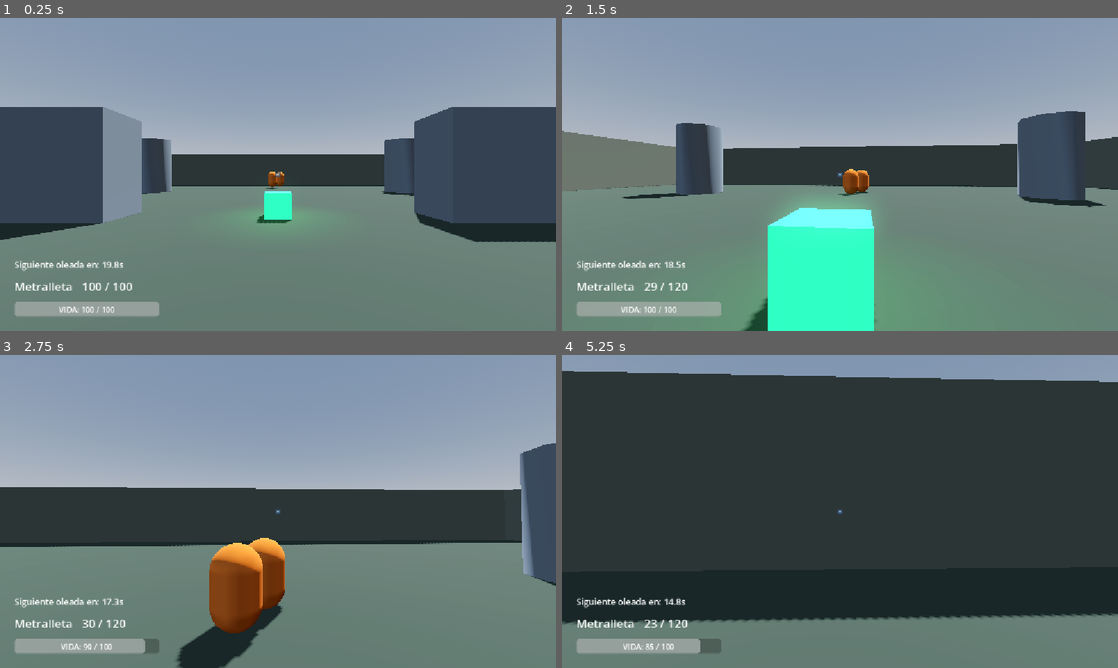
Above: before the commit, frames 1-4 (two rows, left to right).
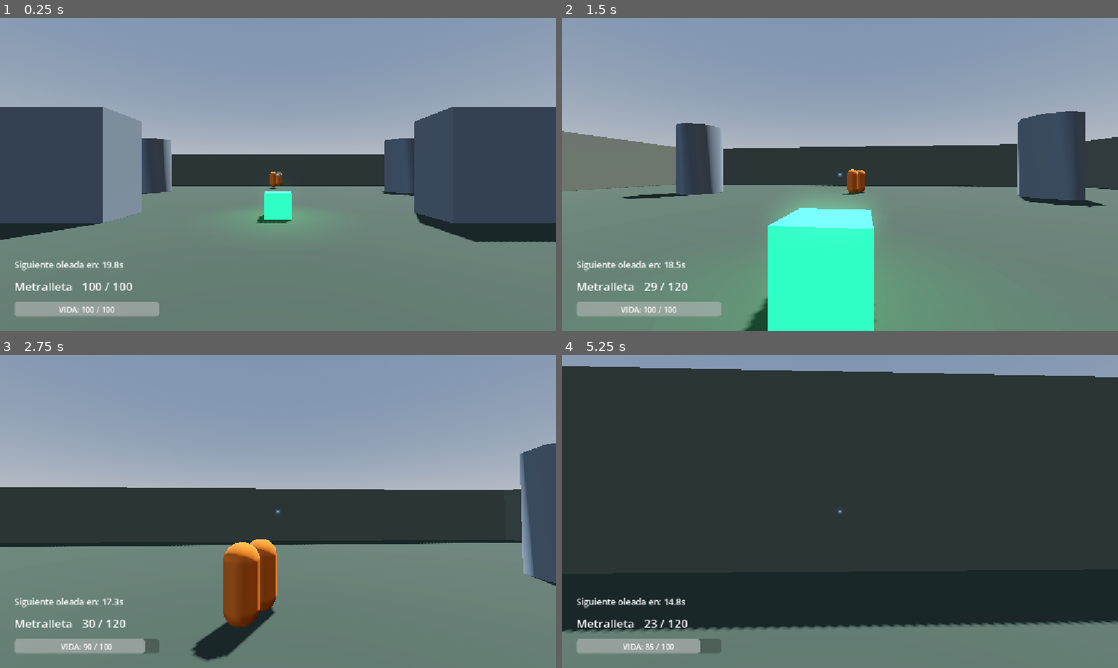
Above: after the commit, the same moments.

Repository: Jillkrav/Fps-Prueba
Game: Godot game, scene res://scenes/maps/map_2.tscn
Same seed, same stepped clock (60 frames per second), same inputs: the game is played once before the commit and once after it. This scene is started directly instead of the project's main scene. The engine's default icon, where the game draws it, is replaced by a stand-in: a white triangle on a blue panel in a dark square.
Inputs (mouse positions are in pixels of both pictures, inside the frame that each line leads up to):
- Up to frame 1 (0.25 s): no input
- Up to frame 2 (1.5 s): tap Enter (ui_accept) at 0.5, 0.77 s; move the mouse to (867, 174) at 0.52 s; hold R 0.53-1.28 s; hold W from 0.53 s (still down); click (867, 174) at 0.67 s; move the mouse to (812, 174) at 1.27 s; tap F at 1.35 s
- Up to frame 3 (2.75 s): keep holding W; tap Enter (ui_accept) at 1.52 s; move the mouse to (289, 505) at 2.02 s; hold Space from 2.03 s (still down)
- Up to frame 4 (5.25 s): keep holding W; move the mouse to (834, 517) at 2.77 s; release Space at 2.78 s; tap R at 2.85 s; click (834, 517) at 2.92 s; tap Enter (ui_accept) at 3.02, 3.77, 4.52 s; move the mouse to (878, 514) at 3.52 s; hold F 3.53-4.28 s; move the mouse to (795, 508) at 4.27 s; tap Space at 4.35 s; move the mouse to (845, 511) at 5.02 s; hold R from 5.03 s (still down); click (845, 511) at 5.17 s

The runs differ from the first frame. In frame 1, less than 0.1% of the frame differs, in the area x 47-52%, y 49-55%; in frame 2, 0.1%; in frame 3, 2.3%; in frame 4, 4.5%, in the area x 0-100%, y 3-89%.

Commit message:
refactor: NPC base scene + unify draw_debug_laser en enemy_base

Diff:
--- /dev/null
+++ b/scenes/enemies/enemy_base.tscn
@@ -0,0 +1,33 @@
+[gd_scene load_steps=5 format=3 uid="uid://enemy_base_scene"]
+
+[ext_resource type="Script" path="res://scripts/enemy_base.gd" id="1_base"]
+
+[sub_resource type="CapsuleShape3D" id="CapsuleShape3D_base"]
+radius = 0.4
+height = 1.8
+
+[sub_resource type="CapsuleMesh" id="CapsuleMesh_base"]
+radius = 0.4
+height = 1.8
+
+[sub_resource type="StandardMaterial3D" id="StandardMaterial3D_base"]
+albedo_color = Color(0.8, 0.8, 0.8, 1)
+
+[node name="EnemyBase" type="CharacterBody3D" groups=["enemies"]]
+collision_layer = 4
+collision_mask = 15
+script = ExtResource("1_base")
+
+[node name="CollisionShape3D" type="CollisionShape3D" parent="."]
+transform = Transform3D(1, 0, 0, 0, 1, 0, 0, 0, 1, 0, 0.9, 0)
+shape = SubResource("CapsuleShape3D_base")
+
+[node name="MeshInstance3D" type="MeshInstance3D" parent="."]
+transform = Transform3D(1, 0, 0, 0, 1, 0, 0, 0, 1, 0, 0.9, 0)
+mesh = SubResource("CapsuleMesh_base")
+surface_material_override/0 = SubResource("StandardMaterial3D_base")
+
+[node name="NavigationAgent3D" type="NavigationAgent3D" parent="."]
+target_desired_distance = 1.5
+path_max_distance = 3.0
+avoidance_enabled = true
--- a/scenes/enemies/enemy_escopetero.tscn
+++ b/scenes/enemies/enemy_escopetero.tscn
@@ -1,33 +1,13 @@
-[gd_scene load_steps=5 format=3 uid="uid://cm1u8t8t2r6o4"]
+[gd_scene load_steps=3 format=3 uid="uid://cm1u8t8t2r6o4"]
 
-[ext_resource type="Script" path="res://scripts/enemy_escopetero.gd" id="1_escopetero"]
+[ext_resource type="PackedScene" path="res://scenes/enemies/enemy_base.tscn" id="1_base"]
+[ext_resource type="Script" path="res://scripts/enemy_escopetero.gd" id="2_escopetero"]
 
-[sub_resource type="CapsuleShape3D" id="CapsuleShape3D_enemy"]
-radius = 0.55
-height = 1.8
-
-[sub_resource type="CapsuleMesh" id="CapsuleMesh_enemy"]
-radius = 0.55
-height = 1.8
-
-[sub_resource type="StandardMaterial3D" id="StandardMaterial3D_enemy"]
+[sub_resource type="StandardMaterial3D" id="Mat_escopetero"]
 albedo_color = Color(0.8, 0.4, 0.1, 1)
 
-[node name="EnemyEscopetero" type="CharacterBody3D" groups=["enemies"]]
-collision_layer = 4
-collision_mask = 15
-script = ExtResource("1_escopetero")
+[node name="EnemyEscopetero" instance=ExtResource("1_base")]
+script = ExtResource("2_escopetero")
 
-[node name="CollisionShape3D" type="CollisionShape3D" parent="."]
-transform = Transform3D(1, 0, 0, 0, 1, 0, 0, 0, 1, 0, 0.9, 0)
-shape = SubResource("CapsuleShape3D_enemy")
-
-[node name="MeshInstance3D" type="MeshInstance3D" parent="."]
-transform = Transform3D(1, 0, 0, 0, 1, 0, 0, 0, 1, 0, 0.9, 0)
-mesh = SubResource("CapsuleMesh_enemy")
-surface_material_override/0 = SubResource("StandardMaterial3D_enemy")
-
-[node name="NavigationAgent3D" type="NavigationAgent3D" parent="."]
-target_desired_distance = 4.0
-path_max_distance = 3.0
-avoidance_enabled = true
+[node name="MeshInstance3D" parent="." index="1"]
+surface_material_override/0 = SubResource("Mat_escopetero")
--- a/scenes/enemies/enemy_melee.tscn
+++ b/scenes/enemies/enemy_melee.tscn
@@ -1,33 +1,13 @@
-[gd_scene load_steps=5 format=3 uid="uid://bwy09mvy72q6p"]
+[gd_scene load_steps=3 format=3 uid="uid://bwy09mvy72q6p"]
 
-[ext_resource type="Script" path="res://scripts/enemy_melee.gd" id="1_melee"]
+[ext_resource type="PackedScene" path="res://scenes/enemies/enemy_base.tscn" id="1_base"]
+[ext_resource type="Script" path="res://scripts/enemy_melee.gd" id="2_melee"]
 
-[sub_resource type="CapsuleShape3D" id="CapsuleShape3D_enemy"]
-radius = 0.4
-height = 1.8
-
-[sub_resource type="CapsuleMesh" id="CapsuleMesh_enemy"]
-radius = 0.4
-height = 1.8
-
-[sub_resource type="StandardMaterial3D" id="StandardMaterial3D_enemy"]
+[sub_resource type="StandardMaterial3D" id="Mat_melee"]
 albedo_color = Color(1, 0.2, 0.2, 1)
 
-[node name="EnemyMelee" type="CharacterBody3D" groups=["enemies"]]
-collision_layer = 4
-collision_mask = 15
-script = ExtResource("1_melee")
+[node name="EnemyMelee" instance=ExtResource("1_base")]
+script = ExtResource("2_melee")
 
-[node name="CollisionShape3D" type="CollisionShape3D" parent="."]
-transform = Transform3D(1, 0, 0, 0, 1, 0, 0, 0, 1, 0, 0.9, 0)
-shape = SubResource("CapsuleShape3D_enemy")
-
-[node name="MeshInstance3D" type="MeshInstance3D" parent="."]
-transform = Transform3D(1, 0, 0, 0, 1, 0, 0, 0, 1, 0, 0.9, 0)
-mesh = SubResource("CapsuleMesh_enemy")
-surface_material_override/0 = SubResource("StandardMaterial3D_enemy")
-
-[node name="NavigationAgent3D" type="NavigationAgent3D" parent="."]
-target_desired_distance = 1.5
-path_max_distance = 3.0
-avoidance_enabled = true
+[node name="MeshInstance3D" parent="." index="1"]
+surface_material_override/0 = SubResource("Mat_melee")
--- a/scenes/enemies/enemy_pistolero.tscn
+++ b/scenes/enemies/enemy_pistolero.tscn
@@ -1,33 +1,13 @@
-[gd_scene load_steps=5 format=3 uid="uid://dmj6uy7t2r6o2"]
+[gd_scene load_steps=3 format=3 uid="uid://dmj6uy7t2r6o2"]
 
-[ext_resource type="Script" path="res://scripts/enemy_pistolero.gd" id="1_pistolero"]
+[ext_resource type="PackedScene" path="res://scenes/enemies/enemy_base.tscn" id="1_base"]
+[ext_resource type="Script" path="res://scripts/enemy_pistolero.gd" id="2_pistolero"]
 
-[sub_resource type="CapsuleShape3D" id="CapsuleShape3D_enemy"]
-radius = 0.4
-height = 1.8
-
-[sub_resource type="CapsuleMesh" id="CapsuleMesh_enemy"]
-radius = 0.4
-height = 1.8
-
-[sub_resource type="StandardMaterial3D" id="StandardMaterial3D_enemy"]
+[sub_resource type="StandardMaterial3D" id="Mat_pistolero"]
 albedo_color = Color(0.9, 0.9, 0.1, 1)
 
-[node name="EnemyPistolero" type="CharacterBody3D" groups=["enemies"]]
-collision_layer = 4
-collision_mask = 15
-script = ExtResource("1_pistolero")
+[node name="EnemyPistolero" instance=ExtResource("1_base")]
+script = ExtResource("2_pistolero")
 
-[node name="CollisionShape3D" type="CollisionShape3D" parent="."]
-transform = Transform3D(1, 0, 0, 0, 1, 0, 0, 0, 1, 0, 0.9, 0)
-shape = SubResource("CapsuleShape3D_enemy")
-
-[node name="MeshInstance3D" type="MeshInstance3D" parent="."]
-transform = Transform3D(1, 0, 0, 0, 1, 0, 0, 0, 1, 0, 0.9, 0)
-mesh = SubResource("CapsuleMesh_enemy")
-surface_material_override/0 = SubResource("StandardMaterial3D_enemy")
-
-[node name="NavigationAgent3D" type="NavigationAgent3D" parent="."]
-target_desired_distance = 6.0
-path_max_distance = 3.0
-avoidance_enabled = true
+[node name="MeshInstance3D" parent="." index="1"]
+surface_material_override/0 = SubResource("Mat_pistolero")
--- a/scripts/enemy_base.gd
+++ b/scripts/enemy_base.gd
@@ -6,22 +6,19 @@
 @export var speed: float = 3.0
 @export var damage: float = 10.0
 @export var attack_range: float = 2.0
-@export var attack_rate: float = 1.0 # Tiempo entre ataques
+@export var attack_rate: float = 1.0
 
 var current_health: float = 30.0
 var target_player: Player = null
 var last_attack_time: int = 0
 var is_dead: bool = false
 
-# Gravedad
 var gravity: float = ProjectSettings.get_setting("physics/3d/default_gravity")
 
 @onready var navigation_agent: NavigationAgent3D = get_node_or_null("NavigationAgent3D")
 
 func _ready() -> void:
 	current_health = max_health
-
-	# Buscar al jugador en el árbol de escena
 	var players: Array = get_tree().get_nodes_in_group("player")
 	if players.size() > 0:
 		target_player = players[0] as Player
@@ -30,7 +27,6 @@
 	if is_dead:
 		return
 
-	# Gravedad simple
 	if not is_on_floor():
 		velocity.y -= gravity * delta
 	else:
@@ -38,10 +34,6 @@
 
 	if target_player and not target_player.is_dead:
 		var target_pos: Vector3 = target_player.global_transform.origin
-
-		# Comportamiento de navegación simple.
-		# Si hay NavigationAgent3D y está configurada la navegación, se usa.
-		# De lo contrario, nos movemos directamente hacia él de forma simple (fallback robusto si no hay NavMesh).
 		var direction: Vector3 = Vector3.ZERO
 
 		if navigation_agent and !navigation_agent.is_navigation_finished():
@@ -49,20 +41,14 @@
 			var next_path_pos: Vector3 = navigation_agent.get_next_path_position()
 			direction = (next_path_pos - global_transform.origin).normalized()
 		else:
-			# Movimiento directo hacia el jugador
 			direction = (target_pos - global_transform.origin).normalized()
 
-		# Evitar movimientos verticales en la velocidad de movimiento horizontal
 		direction.y = 0
 		direction = direction.normalized()
-
-		# Mirar al jugador (eje Y únicamente para no rotar raro)
 		look_at_target_flat(target_pos)
 
-		# Determinar distancia
 		var dist_to_player: float = global_transform.origin.distance_to(target_pos)
 
-		# Lógica de ataque o aproximación
 		if dist_to_player <= attack_range:
 			velocity.x = 0
 			velocity.z = 0
@@ -71,7 +57,6 @@
 			velocity.x = direction.x * speed
 			velocity.z = direction.z * speed
 	else:
-		# Si no hay jugador o está muerto, se queda quieto
 		velocity.x = move_toward(velocity.x, 0, speed)
 		velocity.z = move_toward(velocity.z, 0, speed)
 
@@ -85,12 +70,11 @@
 func attempt_attack() -> void:
 	var current_time: int = Time.get_ticks_msec()
 	var time_since_last_attack: float = (current_time - last_attack_time) / 1000.0
-
 	if time_since_last_attack >= attack_rate:
 		last_attack_time = current_time
 		perform_attack()
 
-# Método para sobrescribir en heredados
+# Sobreescribir en clases hijas
 func perform_attack() -> void:
 	if target_player and target_player.has_method("take_damage"):
 		target_player.take_damage(damage)
@@ -98,13 +82,9 @@
 func take_damage(amount: float) -> void:
 	if is_dead:
 		return
-
 	current_health -= amount
 	current_health = clamp(current_health, 0, max_health)
-
-	# Efecto visual rápido de parpadeo de daño
 	flash_red()
-
 	if current_health <= 0:
 		die()
 
@@ -118,6 +98,27 @@
 			var timer: SceneTreeTimer = get_tree().create_timer(0.1)
 			timer.timeout.connect(func() -> void: mat.albedo_color = orig_color)
 
+# Laser de debug compartido — color por parametro para diferenciarlo por tipo de NPC
+func draw_debug_laser(start: Vector3, end: Vector3, color: Color = Color.WHITE) -> void:
+	var mesh_instance: MeshInstance3D = MeshInstance3D.new()
+	var immediate_mesh: ImmediateMesh = ImmediateMesh.new()
+	var material: StandardMaterial3D = StandardMaterial3D.new()
+
+	mesh_instance.mesh = immediate_mesh
+	material.shading_mode = StandardMaterial3D.SHADING_MODE_UNSHADED
+	material.albedo_color = color
+	mesh_instance.material_override = material
+
+	get_parent().add_child(mesh_instance)
+
+	immediate_mesh.surface_begin(Mesh.PRIMITIVE_LINES)
+	immediate_mesh.surface_add_vertex(start)
+	immediate_mesh.surface_add_vertex(end)
+	immediate_mesh.surface_end()
+
+	var timer: SceneTreeTimer = get_tree().create_timer(0.08)
+	timer.timeout.connect(func() -> void: mesh_instance.queue_free())
+
 func die() -> void:
 	is_dead = true
 	queue_free()
--- a/scripts/enemy_escopetero.gd
+++ b/scripts/enemy_escopetero.gd
@@ -3,22 +3,19 @@
 
 func _ready() -> void:
 	enemy_name = "Enemigo Escopeta"
-	max_health = 50.0 # Más resistente
+	max_health = 50.0
 	speed = 3.0
-	damage = 25.0 # Alto daño a corta distancia
-	attack_range = 6.0 # Rango medio-corto
-	attack_rate = 2.0 # Lento en disparar
+	damage = 25.0
+	attack_range = 6.0
+	attack_rate = 2.0
 	super._ready()
 
 func perform_attack() -> void:
-	# Dispara un perdigón/ráfaga que causa daño escalado por la distancia
 	if target_player and not target_player.is_dead:
 		var dist: float = global_transform.origin.distance_to(target_player.global_transform.origin)
-		# A menor distancia, más daño hace la escopeta
 		var damage_multiplier: float = clamp((attack_range - dist) / attack_range, 0.2, 1.0)
 		var final_damage: float = damage * damage_multiplier
 
-		# Verificar línea de visión
 		var space_state: PhysicsDirectSpaceState3D = get_world_3d().direct_space_state
 		var query: PhysicsRayQueryParameters3D = PhysicsRayQueryParameters3D.create(
 			global_transform.origin + Vector3(0, 1.0, 0),
@@ -29,31 +26,10 @@
 
 		if result and result.get("collider") == target_player:
 			target_player.take_damage(final_damage)
-			# Efecto visual de varios lásers dispersos
 			for i in range(4):
 				var offset_end: Vector3 = target_player.global_transform.origin + Vector3(
 					randf_range(-0.4, 0.4),
 					randf_range(-0.4, 0.4),
 					randf_range(-0.4, 0.4)
 				)
-				draw_debug_laser(global_transform.origin + Vector3(0, 1.0, 0), offset_end)
-
-func draw_debug_laser(start: Vector3, end: Vector3) -> void:
-	var mesh_instance: MeshInstance3D = MeshInstance3D.new()
-	var immediate_mesh: ImmediateMesh = ImmediateMesh.new()
-	var material: StandardMaterial3D = StandardMaterial3D.new()
-
-	mesh_instance.mesh = immediate_mesh
-	material.shading_mode = StandardMaterial3D.SHADING_MODE_UNSHADED
-	material.albedo_color = Color.ORANGE
-	mesh_instance.material_override = material
-
-	get_parent().add_child(mesh_instance)
-
-	immediate_mesh.surface_begin(Mesh.PRIMITIVE_LINES)
-	immediate_mesh.surface_add_vertex(start)
-	immediate_mesh.surface_add_vertex(end)
-	immediate_mesh.surface_end()
-
-	var timer: SceneTreeTimer = get_tree().create_timer(0.08)
-	timer.timeout.connect(func() -> void: mesh_instance.queue_free())
+				draw_debug_laser(global_transform.origin + Vector3(0, 1.0, 0), offset_end, Color.ORANGE)
--- a/scripts/enemy_melee.gd
+++ b/scripts/enemy_melee.gd
@@ -4,8 +4,8 @@
 func _ready() -> void:
 	enemy_name = "Enemigo Melee"
 	max_health = 25.0
-	speed = 4.0 # Más rápido
-	damage = 15.0 # Daño medio
-	attack_range = 1.8 # Corto alcance
+	speed = 4.0
+	damage = 15.0
+	attack_range = 1.8
 	attack_rate = 1.0
 	super._ready()
--- a/scripts/enemy_pistolero.gd
+++ b/scripts/enemy_pistolero.gd
@@ -6,14 +6,13 @@
 func _ready() -> void:
 	enemy_name = "Enemigo Pistolero"
 	max_health = 35.0
-	speed = 2.5 # Más lento
-	damage = 8.0 # Daño moderado
-	attack_range = 12.0 # Ataca desde lejos
+	speed = 2.5
+	damage = 8.0
+	attack_range = 12.0
 	attack_rate = 1.5
 	super._ready()
 
 func perform_attack() -> void:
-	# Simula disparo de pistola (distancia media)
 	if target_player and not target_player.is_dead:
 		var space_state: PhysicsDirectSpaceState3D = get_world_3d().direct_space_state
 		var query: PhysicsRayQueryParameters3D = PhysicsRayQueryParameters3D.create(
@@ -23,30 +22,10 @@
 		query.exclude = [self]
 		var result: Dictionary = space_state.intersect_ray(query)
 
-		# Si hay línea de visión clara hacia el jugador (colisiona con jugador primero o nada)
 		if result and result.get("collider") == target_player:
 			target_player.take_damage(damage)
-			# Pequeño efecto visual de rayo/línea de disparo si quisiéramos
-			draw_debug_laser(global_transform.origin + Vector3(0, 1.0, 0), target_player.global_transform.origin + Vector3(0, 1.0, 0))
-
-func draw_debug_laser(start: Vector3, end: Vector3) -> void:
-	# Creamos una línea temporal en 3D
-	var mesh_instance: MeshInstance3D = MeshInstance3D.new()
-	var immediate_mesh: ImmediateMesh = ImmediateMesh.new()
-	var material: StandardMaterial3D = StandardMaterial3D.new()
-
-	mesh_instance.mesh = immediate_mesh
-	material.shading_mode = StandardMaterial3D.SHADING_MODE_UNSHADED
-	material.albedo_color = Color.YELLOW
-	mesh_instance.material_override = material
-
-	get_parent().add_child(mesh_instance)
-
-	immediate_mesh.surface_begin(Mesh.PRIMITIVE_LINES)
-	immediate_mesh.surface_add_vertex(start)
-	immediate_mesh.surface_add_vertex(end)
-	immediate_mesh.surface_end()
-
-	# Auto-eliminar después de un frame
-	var timer: SceneTreeTimer = get_tree().create_timer(0.08)
-	timer.timeout.connect(func() -> void: mesh_instance.queue_free())
+			draw_debug_laser(
+				global_transform.origin + Vector3(0, 1.0, 0),
+				target_player.global_transform.origin + Vector3(0, 1.0, 0),
+				Color.YELLOW
+			)
